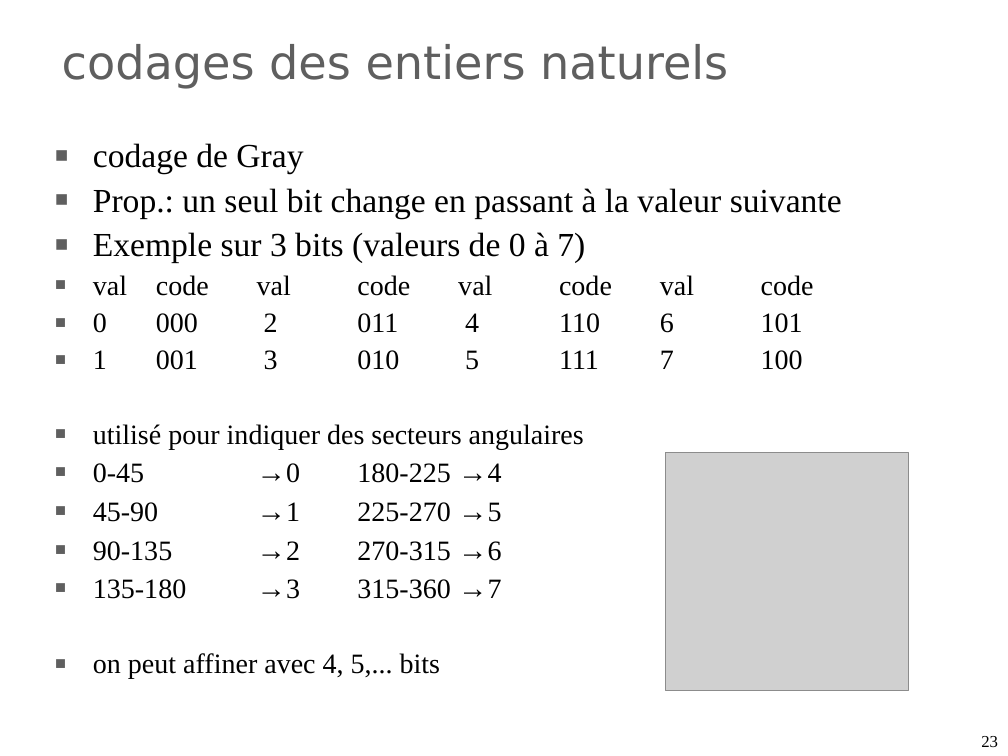
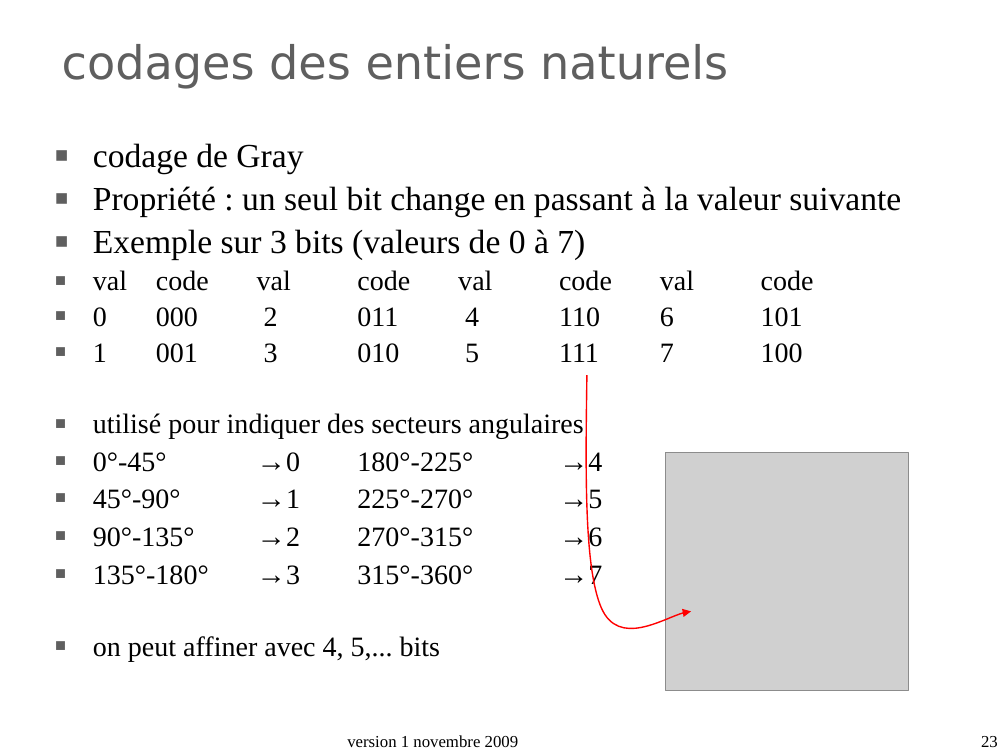
Before and after one commit to duanegris/texts, a slide deck: slide 23 of isi1/slides/3_numeration-codage.ppt. Drawn at 1008x756 pixels with LibreOffice and Linux fonts; fonts in the diff are those of the drawing; grey boxes stand for pictures; background and template pictures are left out. Boxes give left, top, right and bottom in pixels: in the first picture for what was removed or moved away, otherwise in the second. Text is boxed around its words. In the diff, an @@ line names an element or a change of style, - is before the commit and + after.

```diff
--- a/isi1/slides/3_numeration-codage.ppt
+++ b/isi1/slides/3_numeration-codage.ppt
@@ text at (x1=93, y1=143, x2=612, y2=661): less space between paragraphs @@
@@ text at (x1=93, y1=186, x2=901, y2=217): text changed @@
-■ Prop.: un seul bit change en passant à la valeur suivante
+■ Propriété : un seul bit change en passant à la valeur suivante
@@ freeform shape added at (x1=585, y1=375, x2=691, y2=647), outline #FF0000 1 pt @@
@@ text at (x1=93, y1=448, x2=602, y2=590): text changed @@
-■ 0-45 →0 180-225 →4
-■ 45-90 →1 225-270 →5
-■ 90-135 →2 270-315 →6
-■ 135-180 →3 315-360 →7
+■ 0°-45° →0 180°-225° →4
+■ 45°-90° →1 225°-270° →5
+■ 90°-135° →2 270°-315° →6
+■ 135°-180° →3 315°-360° →7
@@ text added at (x1=347, y1=735, x2=519, y2=747), 12 pt, text #000000 @@
+version 1 novembre 2009
```
Also in this commit, not shown: 42 other slides changed, 2 slides added, 1 slide removed.
